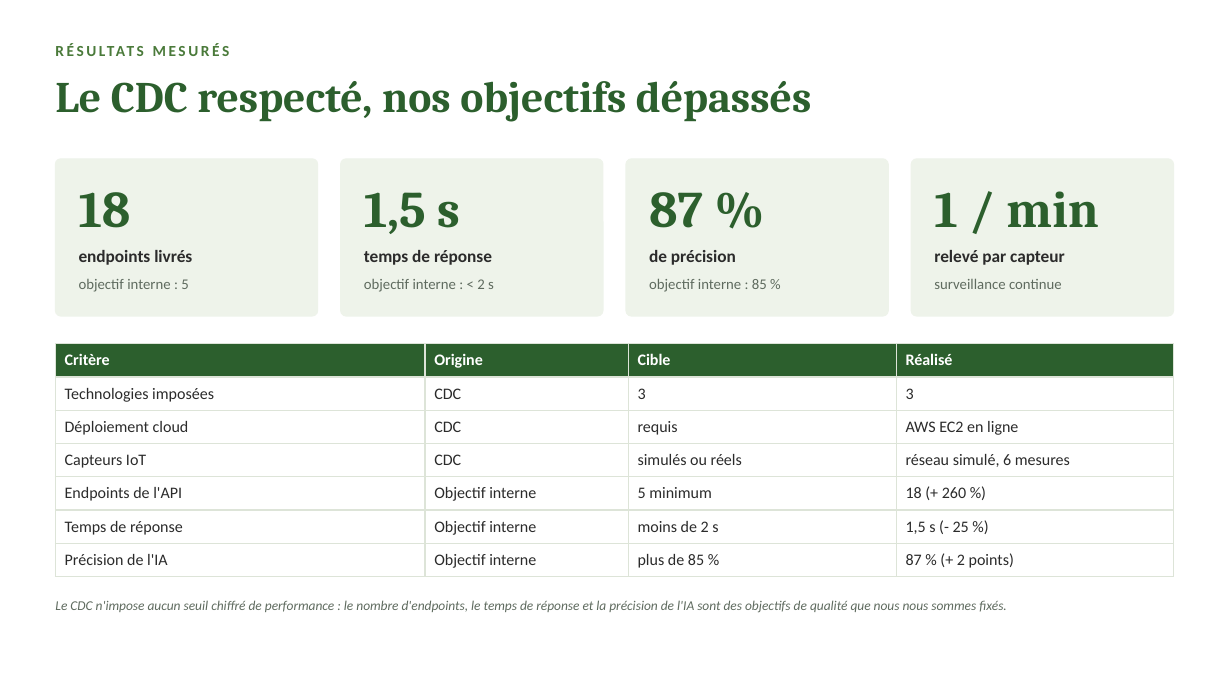
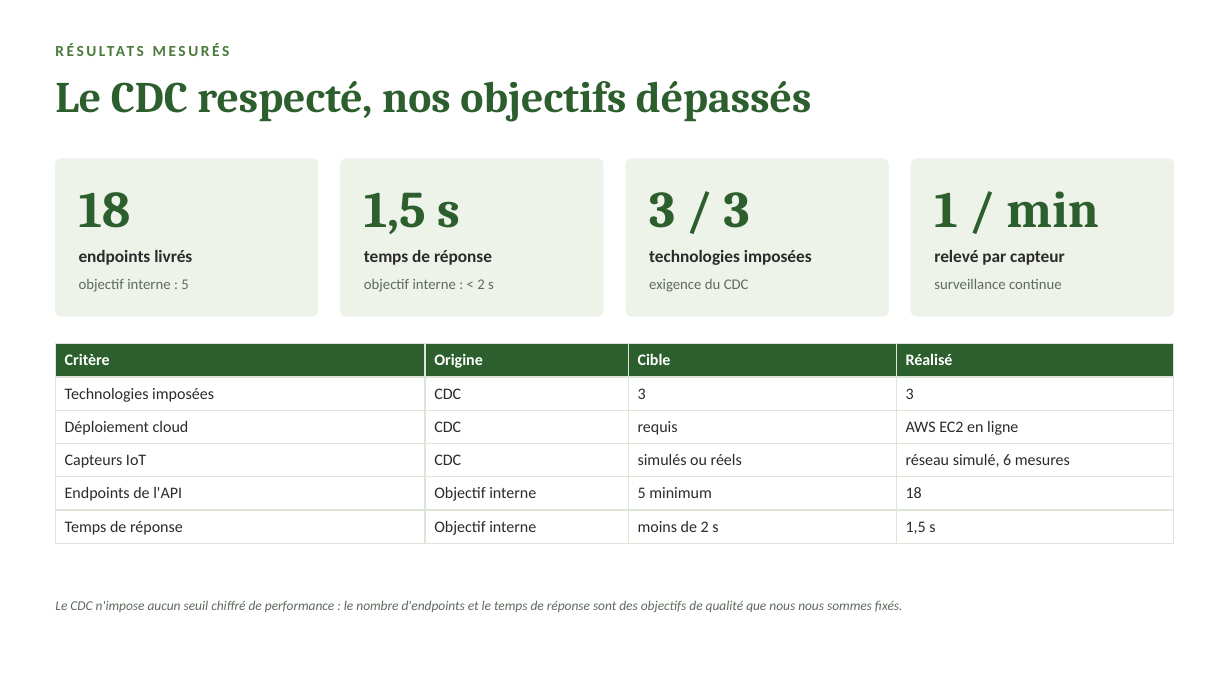
Before and after one commit to Antonito35/diagnositique-plante, a slide deck: slide 13 of SOUTENANCE.pptx. Drawn at 1232x693 pixels with LibreOffice and Linux fonts; fonts in the diff are those of the drawing. Boxes give left, top, right and bottom in pixels: in the first picture for what was removed or moved away, otherwise in the second. Text is boxed around its words. In the diff, an @@ line names an element or a change of style, - is before the commit and + after.

```diff
--- a/SOUTENANCE.pptx
+++ b/SOUTENANCE.pptx
@@ text at [649, 192, 750, 228]: text changed @@
-87 %
+3 / 3
@@ text at [649, 250, 812, 265]: text changed @@
-de précision
+technologies imposées
@@ text at [649, 279, 749, 292]: text changed @@
-objectif interne : 85 %
+exigence du CDC
@@ table at [55, 344, 1174, 539] @@
-row 5: Endpoints de l'API | Objectif interne | 5 minimum | 18 (+ 260 %)
-row 6: Temps de réponse | Objectif interne | moins de 2 s | 1,5 s (- 25 %)
-row 7: Précision de l'IA | Objectif interne | plus de 85 % | 87 % (+ 2 points)
+row 5: Endpoints de l'API | Objectif interne | 5 minimum | 18
+row 6: Temps de réponse | Objectif interne | moins de 2 s | 1,5 s
@@ text at [55, 600, 903, 613]: text changed @@
-Le CDC n'impose aucun seuil chiffré de performance : le nombre d'endpoints, le temps de réponse et la précision de l'IA sont des objectifs de qualité que nous nous sommes fixés.
+Le CDC n'impose aucun seuil chiffré de performance : le nombre d'endpoints et le temps de réponse sont des objectifs de qualité que nous nous sommes fixés.
```
Also in this commit, not shown: 1 other slide changed, 7 other files.
